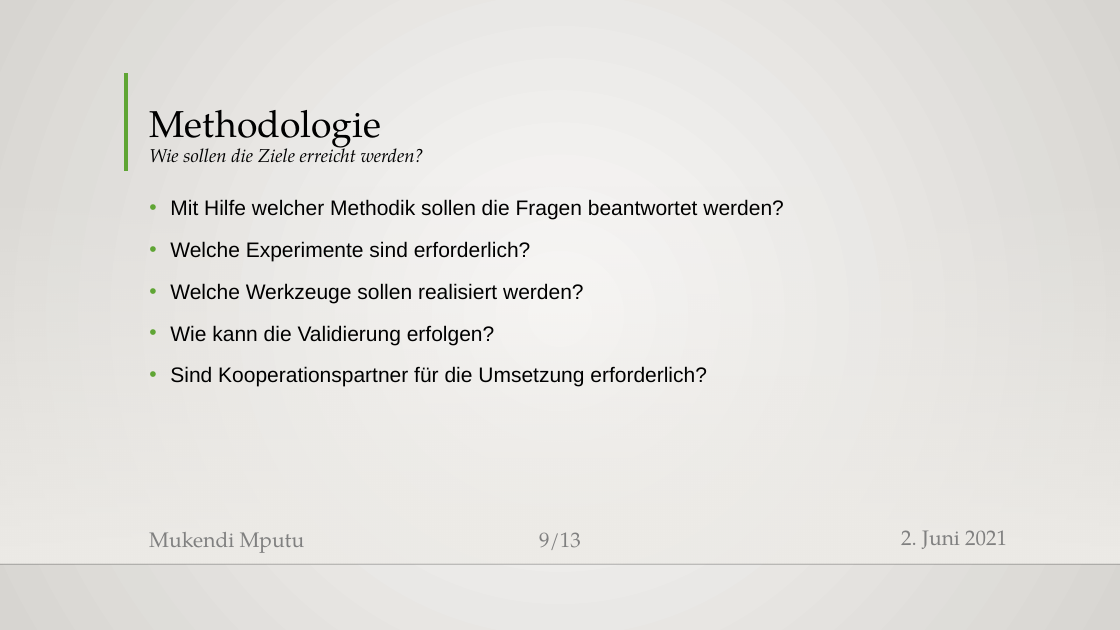
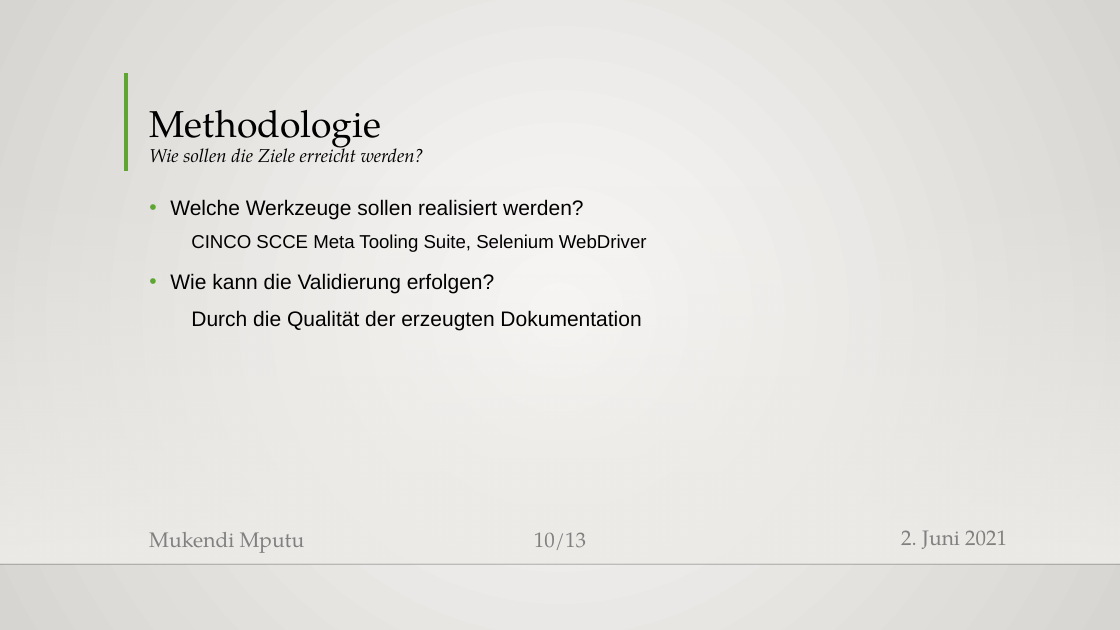
Before and after one commit to MukendiMputu/BachelorThesis, a slide deck: slide 10 of Proposalvortrag.pptx (slide 9 before the commit). Drawn at 1120x630 pixels with LibreOffice and Linux fonts; fonts in the diff are those of the drawing; background and template pictures are left out. Boxes give left, top, right and bottom in pixels: in the first picture for what was removed or moved away, otherwise in the second. Text is boxed around its words. In the diff, an @@ line names an element or a change of style, - is before the commit and + after.

```diff
--- a/Proposalvortrag.pptx
+++ b/Proposalvortrag.pptx
@@ text at <box>170,199,784,261</box>: paragraphs removed @@
-• Mit Hilfe welcher Methodik sollen die Fragen beantwortet werden?
-• Welche Experimente sind erforderlich?
@@ text at <box>191,234,647,252</box>: paragraph added @@
+  CINCO SCCE Meta Tooling Suite, Selenium WebDriver
@@ text at <box>191,310,641,330</box>: text changed @@
-• Sind Kooperationspartner für die Umsetzung erforderlich?
+  Durch die Qualität der erzeugten Dokumentation
@@ page number at <box>534,532,586,550</box>: text changed @@
-9/13
+10/13
```
Also in this commit, not shown: 8 other slides changed, 4 slides added, 2 slides removed, 2 other files.
